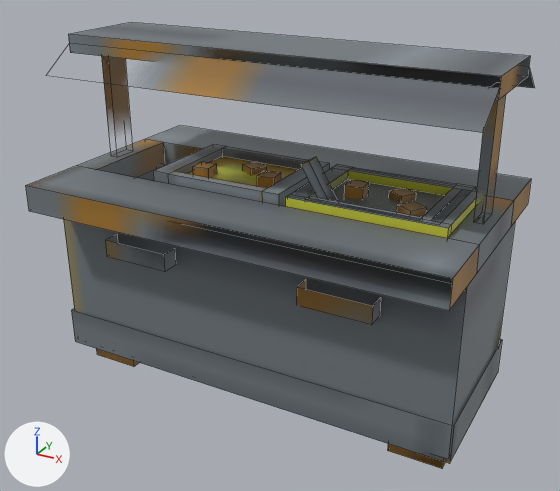
Renders of the FBX model JunnuGameJam/Assets/Models/Props/food.fbx from each side of a commit.
The view is the same before and after, from a camera (50 mm lens) standing at (2.45, -4.48, 3.39) and looking at (0.02, -0.06, 1.17). The axes (+X, +Y, +Z) are drawn at lower left. The lights are the same throughout. Mesh edges are drawn as thin lines. Where no turn or scale is listed for an object, it has been applied to the vertices. Vertices at the same position are counted once.
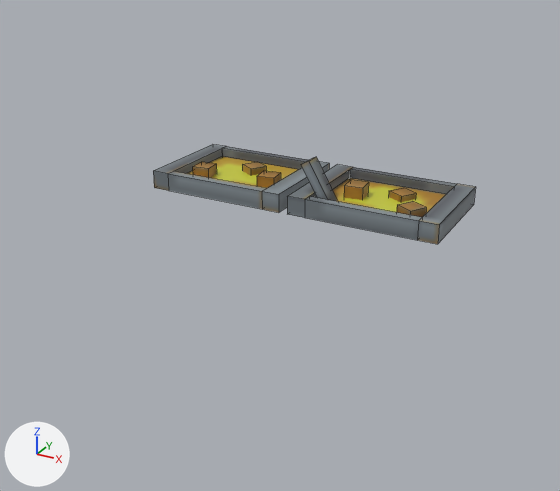
Where the newer file only moved an object's origin or applied its transform, the numbers keep the older frame.

The change, as a diff of the scene's bpy script:
```diff
--- a/JunnuGameJam/Assets/Models/Props/food.fbx.py
+++ b/JunnuGameJam/Assets/Models/Props/food.fbx.py
@@ me_cube_4 @@
 # verts and faces of me_cube_4; kept vertices keep their numbers, new ones are numbered from 8
-me_cube_4.from_pydata(...)  # 8 vertices, 5 faces; spans x 1.3..4.33, y 0.48..1.64, z 4.61..4.89
+me_cube_4.from_pydata(...)  # 4 vertices, 1 face; spans x 0.5..1.25, y -0.31..0.31, z 1.62
+# me_cube_4 part 3
+delete_vertices([*range(0, 8)])  # with the faces that use them
+# me_cube_4 part 4
+verts[8] = (1.25, -0.31, 1.62)
+verts[9] = (1.25, 0.31, 1.62)
+verts[10] = (0.5, 0.31, 1.62)  # pixel (222, 156)
+verts[11] = (0.5, -0.31, 1.62)
+faces += [(8, 9, 10, 11)]
 me_cube_4.materials.append(mat_texture)
@@ me_cube_3 @@
 # verts and faces of me_cube_3; kept vertices keep their numbers, new ones are numbered from 8
-me_cube_3.from_pydata(...)  # 8 vertices, 5 faces; spans x 1.31..4.31, y 0.5..1.63, z 4.62..5.81
+me_cube_3.from_pydata(...)  # 4 vertices, 1 face; spans x 0.5..1.25, y -0.31..0.31, z 1.62
+# me_cube_3 part 1
+delete_vertices([*range(0, 8)])  # with the faces that use them
+# me_cube_3 part 2
+verts[8] = (1.25, -0.31, 1.62)
+verts[9] = (1.25, 0.31, 1.62)
+verts[10] = (0.5, 0.31, 1.62)  # pixel (349, 177)
+verts[11] = (0.5, -0.31, 1.62)
+faces += [(8, 9, 10, 11)]
 me_cube_3.materials.append(mat_texture)
@@ ob_cube_15 @@
-ob_cube_15 = bpy.data.objects.new('cube_15', me_cube_15)
@@ ob_cube_14 @@
-ob_cube_14 = bpy.data.objects.new('cube_14', me_cube_14)
@@ ob_cube_18 @@
-ob_cube_18 = bpy.data.objects.new('cube_18', me_cube_18)
@@ ob_cube_11 @@
-ob_cube_11 = bpy.data.objects.new('cube_11', me_cube_11)
@@ ob_cube_13 @@
-ob_cube_13 = bpy.data.objects.new('cube_13', me_cube_13)
@@ ob_cube_17 @@
-ob_cube_17 = bpy.data.objects.new('cube_17', me_cube_17)
@@ ob_cube_7 @@
-ob_cube_7 = bpy.data.objects.new('cube_7', me_cube_7)
@@ ob_cube_26 @@
-ob_cube_26 = bpy.data.objects.new('cube_26', me_cube_26)
@@ ob_cube_9 @@
-ob_cube_9 = bpy.data.objects.new('cube_9', me_cube_9)
@@ ob_cube_6 @@
-ob_cube_6 = bpy.data.objects.new('cube_6', me_cube_6)
@@ ob_cube_4 @@
 ob_cube_4 = bpy.data.objects.new('cube_4', me_cube_4)
-ob_cube_4.location = (-2.812, -1.094, -4.375)
+ob_cube_4.location = (-1.188, 0.0, 0.0)
@@ ob_cube_12 @@
-ob_cube_12 = bpy.data.objects.new('cube_12', me_cube_12)
@@ ob_cube_10 @@
-ob_cube_10 = bpy.data.objects.new('cube_10', me_cube_10)
@@ ob_cube_23 @@
-ob_cube_23 = bpy.data.objects.new('cube_23', me_cube_23)
@@ ob_cube_3 @@
 ob_cube_3 = bpy.data.objects.new('cube_3', me_cube_3)
-ob_cube_3.location = (-2.812, -1.094, -4.375)
+ob_cube_3.location = (-0.125, 0.0, 0.0)
@@ ob_cube_22 @@
-ob_cube_22 = bpy.data.objects.new('cube_22', me_cube_22)
@@ ob_cube_5 @@
-ob_cube_5 = bpy.data.objects.new('cube_5', me_cube_5)
@@ ob_cube_20 @@
-ob_cube_20 = bpy.data.objects.new('cube_20', me_cube_20)
@@ ob_cube_8 @@
-ob_cube_8 = bpy.data.objects.new('cube_8', me_cube_8)
@@ ob_cube_19 @@
-ob_cube_19 = bpy.data.objects.new('cube_19', me_cube_19)
@@ ob_cube_27 @@
-ob_cube_27 = bpy.data.objects.new('cube_27', me_cube_27)
@@ ob_cube_21 @@
-ob_cube_21 = bpy.data.objects.new('cube_21', me_cube_21)
```

Where the change shows, as pixel boxes [x1, y1, x2, y2] in the pictures (560 x 491 px):
'cube_3', reshaped, moved: before [63, 165, 515, 459]; after [333, 178, 446, 213]
'cube_5', deleted: before [26, 166, 479, 311]
'cube_4', reshaped, moved: before [71, 309, 502, 464]; after [186, 156, 299, 188]
'cube_17', deleted: before [68, 22, 530, 100]
'cube_20', deleted: before [133, 54, 500, 133]
'cube_8', deleted: before [146, 125, 531, 226]
'cube_10', deleted: before [448, 196, 514, 274]
'cube_15', deleted (yellow): before [285, 195, 451, 238]
'cube_9', deleted: before [77, 139, 165, 177]
'cube_18', deleted: before [475, 94, 506, 205]
'cube_7', deleted (brown): before [296, 280, 381, 325]
'cube_19', deleted (brown): before [101, 56, 130, 156]
'cube_13', deleted (yellow): before [332, 166, 477, 196]
'cube_27', deleted (yellow): before [186, 156, 299, 188]
'cube_12', deleted (black): before [333, 179, 444, 213]
'cube_6', deleted: before [105, 235, 176, 271]
'cube_14', deleted: before [431, 190, 478, 234]
'cube_22', deleted (brown): before [388, 444, 445, 469]
'cube_11', deleted: before [291, 168, 348, 198]
'cube_26', deleted: before [333, 179, 442, 212]
'cube_23', deleted: before [96, 349, 139, 367]
'cube_21', deleted: before [517, 68, 534, 88]
part 1 of me_cube_3, deleted: before [63, 165, 515, 459]
part 2 of me_cube_3, added (yellow): after [333, 178, 446, 213]
part 3 of me_cube_4, deleted: before [71, 309, 502, 464]
part 4 of me_cube_4, added (yellow): after [186, 156, 299, 188]
